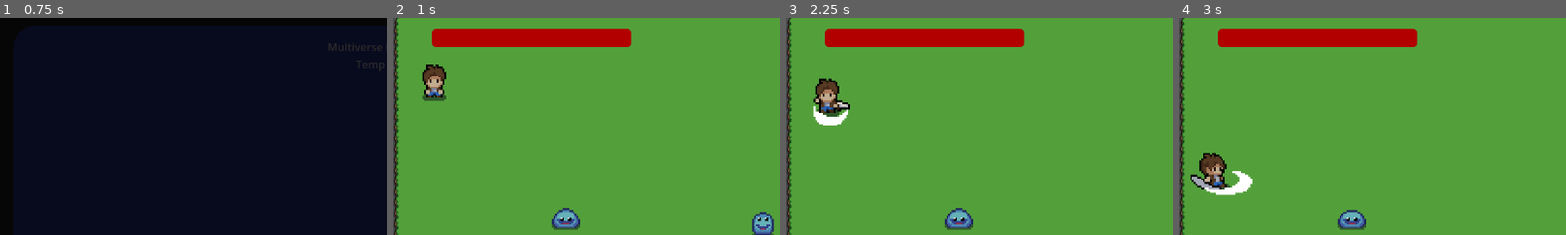
Above: before the commit, frames 1-4 (left to right).
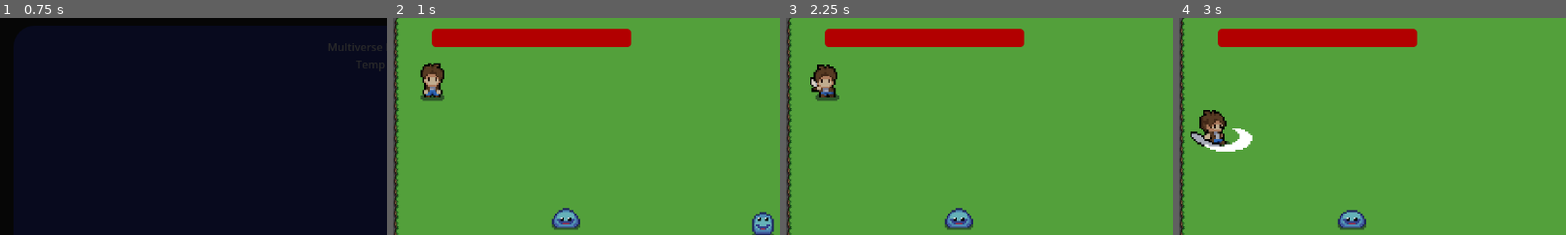
Above: after the commit, the same moments.

Repository: CCV-JamesNye/multiverse-rpg-project
Game: Godot game, scene res://Scenes/UI/MainMenu.tscn
Two runs of this game, one before a commit and one after it. Both use one fixed random seed, a clock stepped at 60 frames per second and the inputs below.
Inputs:
- Up to frame 1 (0.75 s): click "Play" at 0.5 s
- Up to frame 2 (1 s): no input
- Up to frame 3 (2.25 s): tap Enter at 1.25 s; hold Right (move_right) 1.28-2.03 s; hold Space (attack) 1.28-2.03 s; hold Down (move_down) from 2.03 s (still down); tap Space (attack) at 2.1 s
- Up to frame 4 (3 s): release Down (move_down) at 2.78 s; hold Right (move_right) from 2.78 s (still down); hold Space (attack) from 2.78 s (still down)
The pictures show only the part of the screen within x 0-50%, y 1-51%; the shares and areas given below are measured in that part.

Frame 1 is identical in both runs. In frame 2, 0.6% of the frame differs, in the area x 7-14%, y 20-39%; in frame 3, 1.9%; in frame 4, 3.3%, in the area x 3-20%, y 42-82%.

Commit message:
Finished Player Attack and Chaser Death
Gave the Player the ability to attack, and the Idle Chaser Template the ability to die.

Diff:
--- a/Scenes/Player/Scripts/player.gd
+++ b/Scenes/Player/Scripts/player.gd
@@ -1,23 +1,22 @@
 class_name Player extends CharacterBody2D
+
+@onready var animated_sprite_2d: AnimatedSprite2D = $AnimatedSprite2D
+@onready var animation_player: AnimationPlayer = $AnimationPlayer
+@onready var hurtbox: Area2D = $HurtBox
 
 # Determines how fast the Player will move
 var speed : float = 350
 var facing = "down"
 var health : int = 10
 var max_health : int = 10
-var death_anim : bool = false
 signal health_update (int)
 var is_attacking : bool = false
-
-@onready var animated_sprite_2d: AnimatedSprite2D = $AnimatedSprite2D
-@onready var hurtbox: Area2D = $HurtBox
-@onready var attack_timer: Timer = $AttackTimer
+var is_dying : bool = false
 
 # Called when the node enters the scene tree for the first time.
 func _ready() -> void:
 	hurtbox.send_damage.connect(take_damage)
 	animated_sprite_2d.play("idle_down")
-	attack_timer.timeout.connect(finish_attack)
 
 # Called every frame. 'delta' is the elapsed time since the previous frame.
 func _process(delta: float) -> void:
@@ -25,31 +24,31 @@
 	var direction : Vector2 = Vector2.ZERO
 
 	# Reads input
-	if Input.is_action_pressed("move_right") && is_attacking == false:
+	if Input.is_action_pressed("move_right") && is_attacking == false && is_dying == false:
 		facing = "right"
 		play_anim(1)
 		direction.x += 1
 		direction.y = 0
-	if Input.is_action_pressed("move_left") && is_attacking == false:
+	if Input.is_action_pressed("move_left") && is_attacking == false && is_dying == false:
 		facing = "left"
 		play_anim(1)
 		direction.x -= 1
 		direction.y = 0
-	if Input.is_action_pressed("move_down")&& is_attacking == false :
+	if Input.is_action_pressed("move_down")&& is_attacking == false && is_dying == false:
 		facing = "down"
 		play_anim(1)
 		direction.y += 1
 		direction.x = 0
-	if Input.is_action_pressed("move_up") && is_attacking == false:
+	if Input.is_action_pressed("move_up") && is_attacking == false && is_dying == false:
 		facing = "up"
 		play_anim(1)
 		direction.y -= 1
 		direction.x = 0
-	if Input.is_action_pressed("attack") && is_attacking == false:
+	if Input.is_action_pressed("attack") && is_attacking == false && is_dying == false:
 		attack()
 		direction.y = 0
 		direction.x = 0
-	if !Input.is_anything_pressed() && death_anim == false && is_attacking == false:
+	if !Input.is_anything_pressed() && is_attacking == false && is_dying == false:
 		play_anim(0)
 		direction.x = 0
 		direction.y = 0
@@ -61,33 +60,24 @@
 func play_anim(movement):
 	if facing == "right":
 		animated_sprite_2d.flip_h = false
-		if movement == 2:
-			animated_sprite_2d.play("sword_side")
-		elif movement == 1:
+		if movement == 1:
 			animated_sprite_2d.play("walk_side")
 		elif movement == 0:
 			animated_sprite_2d.play("idle_side")
 	if facing == "left":
 		animated_sprite_2d.flip_h = true
-		if movement == 2:
-			animated_sprite_2d.play("sword_side")
-		elif movement == 1:
+		if movement == 1:
 			animated_sprite_2d.play("walk_side")
 		elif movement == 0:
 			animated_sprite_2d.play("idle_side")
 	if facing == "up":
 		animated_sprite_2d.flip_h = false
-		if movement == 2:
-			animated_sprite_2d.play("sword_up")
-		elif movement == 1:
+		if movement == 1:
 			animated_sprite_2d.play("walk_up")
 		elif movement == 0:
 			animated_sprite_2d.play("idle_up")
 	if facing == "down":
-		animated_sprite_2d.flip_h = false
-		if movement == 2:
-			animated_sprite_2d.play("sword_down")
-		elif movement == 1:
+		if movement == 1:
 			animated_sprite_2d.play("walk_down")
 		elif movement == 0:
 			animated_sprite_2d.play("idle_down")
@@ -99,12 +89,33 @@
 		die()
 
 func die() -> void:
-	GameManager.plr_die()
+	is_dying = true
+	if facing == "left":
+		animated_sprite_2d.flip_h = true
+	else:
+		animated_sprite_2d.flip_h = false
+	animated_sprite_2d.play("death")
 
 func finish_attack() -> void:
 	is_attacking = false
 
 func attack():
-	play_anim(2)
 	is_attacking = true
-	attack_timer.start()
+	if facing == "right":
+		animation_player.play("sword_right")
+	if facing == "left":
+		animation_player.play("sword_left")
+	if facing == "up":
+		animation_player.play("sword_up")
+	if facing == "down":
+		animation_player.play("sword_down")
+
+func _on_animated_sprite_2d_animation_finished() -> void:
+	if is_attacking == true:
+		is_attacking = false
+	if is_dying == true:
+		GameManager.plr_die()
+
+func _on_animation_player_animation_finished(anim_name: StringName) -> void:
+	if is_attacking == true:
+		is_attacking = false
--- a/Scenes/Player/player.tscn
+++ b/Scenes/Player/player.tscn
@@ -3,6 +3,7 @@
 [ext_resource type="Script" uid="uid://bn4b1u73kwf3o" path="res://Scenes/Player/Scripts/player.gd" id="1_a3d8c"]
 [ext_resource type="Texture2D" uid="uid://du2nwcojmkt61" path="res://Sprites/Player/player.png" id="2_a3d8c"]
 [ext_resource type="Script" uid="uid://bpamg3oitx4dk" path="res://Scenes/General Use Scenes/General Use Scripts/hurtbox.gd" id="3_xpcdj"]
+[ext_resource type="Script" uid="uid://ese4gqc8bwyd" path="res://Scenes/General Use Scenes/General Use Scripts/hitbox.gd" id="4_mtuoh"]
 
 [sub_resource type="AtlasTexture" id="AtlasTexture_0liok"]
 atlas = ExtResource("2_a3d8c")
@@ -392,6 +393,502 @@
 "name": &"walk_up",
 "speed": 8.0
 }]
+
+[sub_resource type="Animation" id="Animation_mtuoh"]
+length = 0.001
+tracks/0/type = "value"
+tracks/0/imported = false
+tracks/0/enabled = true
+tracks/0/path = NodePath("Sword_Side:monitorable")
+tracks/0/interp = 1
+tracks/0/loop_wrap = true
+tracks/0/keys = {
+"times": PackedFloat32Array(0),
+"transitions": PackedFloat32Array(1),
+"update": 1,
+"values": [false]
+}
+tracks/1/type = "value"
+tracks/1/imported = false
+tracks/1/enabled = true
+tracks/1/path = NodePath("Sword_Up:monitorable")
+tracks/1/interp = 1
+tracks/1/loop_wrap = true
+tracks/1/keys = {
+"times": PackedFloat32Array(0),
+"transitions": PackedFloat32Array(1),
+"update": 1,
+"values": [false]
+}
+tracks/2/type = "value"
+tracks/2/imported = false
+tracks/2/enabled = true
+tracks/2/path = NodePath("Sword_Down:monitorable")
+tracks/2/interp = 1
+tracks/2/loop_wrap = true
+tracks/2/keys = {
+"times": PackedFloat32Array(0),
+"transitions": PackedFloat32Array(1),
+"update": 1,
+"values": [false]
+}
+tracks/3/type = "value"
+tracks/3/imported = false
+tracks/3/enabled = true
+tracks/3/path = NodePath("AnimatedSprite2D:frame")
+tracks/3/interp = 1
+tracks/3/loop_wrap = true
+tracks/3/keys = {
+"times": PackedFloat32Array(0),
+"transitions": PackedFloat32Array(1),
+"update": 1,
+"values": [3]
+}
+tracks/4/type = "value"
+tracks/4/imported = false
+tracks/4/enabled = true
+tracks/4/path = NodePath("Sword_Side:visible")
+tracks/4/interp = 1
+tracks/4/loop_wrap = true
+tracks/4/keys = {
+"times": PackedFloat32Array(0),
+"transitions": PackedFloat32Array(1),
+"update": 1,
+"values": [false]
+}
+tracks/5/type = "value"
+tracks/5/imported = false
+tracks/5/enabled = true
+tracks/5/path = NodePath("Sword_Up:visible")
+tracks/5/interp = 1
+tracks/5/loop_wrap = true
+tracks/5/keys = {
+"times": PackedFloat32Array(0),
+"transitions": PackedFloat32Array(1),
+"update": 1,
+"values": [false]
+}
+tracks/6/type = "value"
+tracks/6/imported = false
+tracks/6/enabled = true
+tracks/6/path = NodePath("Sword_Down:visible")
+tracks/6/interp = 1
+tracks/6/loop_wrap = true
+tracks/6/keys = {
+"times": PackedFloat32Array(0),
+"transitions": PackedFloat32Array(1),
+"update": 1,
+"values": [false]
+}
+tracks/7/type = "value"
+tracks/7/imported = false
+tracks/7/enabled = true
+tracks/7/path = NodePath("AnimatedSprite2D:animation")
+tracks/7/interp = 1
+tracks/7/loop_wrap = true
+tracks/7/keys = {
+"times": PackedFloat32Array(0),
+"transitions": PackedFloat32Array(1),
+"update": 1,
+"values": [&"sword_side"]
+}
+tracks/8/type = "value"
+tracks/8/imported = false
+tracks/8/enabled = true
+tracks/8/path = NodePath("AnimatedSprite2D:flip_h")
+tracks/8/interp = 1
+tracks/8/loop_wrap = true
+tracks/8/keys = {
+"times": PackedFloat32Array(0),
+"transitions": PackedFloat32Array(1),
+"update": 1,
+"values": [true]
+}
+tracks/9/type = "value"
+tracks/9/imported = false
+tracks/9/enabled = true
+tracks/9/path = NodePath("Sword_Side/CollisionShape2D:position")
+tracks/9/interp = 1
+tracks/9/loop_wrap = true
+tracks/9/keys = {
+"times": PackedFloat32Array(0),
+"transitions": PackedFloat32Array(1),
+"update": 0,
+"values": [Vector2(-40.5, -10.5)]
+}
+tracks/10/type = "value"
+tracks/10/imported = false
+tracks/10/enabled = true
+tracks/10/path = NodePath("Sword_Side:monitoring")
+tracks/10/interp = 1
+tracks/10/loop_wrap = true
+tracks/10/keys = {
+"times": PackedFloat32Array(0),
+"transitions": PackedFloat32Array(1),
+"update": 1,
+"values": [false]
+}
+tracks/11/type = "value"
+tracks/11/imported = false
+tracks/11/enabled = true
+tracks/11/path = NodePath("Sword_Up:monitoring")
+tracks/11/interp = 1
+tracks/11/loop_wrap = true
+tracks/11/keys = {
+"times": PackedFloat32Array(0),
+"transitions": PackedFloat32Array(1),
+"update": 1,
+"values": [false]
+}
+tracks/12/type = "value"
+tracks/12/imported = false
+tracks/12/enabled = true
+tracks/12/path = NodePath("Sword_Down:monitoring")
+tracks/12/interp = 1
+tracks/12/loop_wrap = true
+tracks/12/keys = {
+"times": PackedFloat32Array(0),
+"transitions": PackedFloat32Array(1),
+"update": 1,
+"values": [false]
+}
+
+[sub_resource type="Animation" id="Animation_0u5uq"]
+resource_name = "sword_down"
+length = 0.40000334
+tracks/0/type = "value"
+tracks/0/imported = false
+tracks/0/enabled = true
+tracks/0/path = NodePath("Sword_Down:monitorable")
+tracks/0/interp = 1
+tracks/0/loop_wrap = true
+tracks/0/keys = {
+"times": PackedFloat32Array(0, 0.1, 0.23333333),
+"transitions": PackedFloat32Array(1, 1, 1),
+"update": 1,
+"values": [false, true, false]
+}
+tracks/1/type = "value"
+tracks/1/imported = false
+tracks/1/enabled = true
+tracks/1/path = NodePath("Sword_Down:visible")
+tracks/1/interp = 1
+tracks/1/loop_wrap = true
+tracks/1/keys = {
+"times": PackedFloat32Array(0, 0.1, 0.23333333),
+"transitions": PackedFloat32Array(1, 1, 1),
+"update": 1,
+"values": [false, true, false]
+}
+tracks/2/type = "value"
+tracks/2/imported = false
+tracks/2/enabled = true
+tracks/2/path = NodePath("AnimatedSprite2D:frame")
+tracks/2/interp = 1
+tracks/2/loop_wrap = true
+tracks/2/keys = {
+"times": PackedFloat32Array(0, 0.1, 0.23333333, 0.33333334),
+"transitions": PackedFloat32Array(1, 1, 1, 1),
+"update": 1,
+"values": [0, 1, 2, 3]
+}
+tracks/3/type = "value"
+tracks/3/imported = false
+tracks/3/enabled = true
+tracks/3/path = NodePath("AnimatedSprite2D:animation")
+tracks/3/interp = 1
+tracks/3/loop_wrap = true
+tracks/3/keys = {
+"times": PackedFloat32Array(0),
+"transitions": PackedFloat32Array(1),
+"update": 1,
+"values": [&"sword_down"]
+}
+tracks/4/type = "value"
+tracks/4/imported = false
+tracks/4/enabled = true
+tracks/4/path = NodePath("AnimatedSprite2D:flip_h")
+tracks/4/interp = 1
+tracks/4/loop_wrap = true
+tracks/4/keys = {
+"times": PackedFloat32Array(0),
+"transitions": PackedFloat32Array(1),
+"update": 1,
+"values": [false]
+}
+tracks/5/type = "value"
+tracks/5/imported = false
+tracks/5/enabled = true
+tracks/5/path = NodePath("Sword_Down:monitoring")
+tracks/5/interp = 1
+tracks/5/loop_wrap = true
+tracks/5/keys = {
+"times": PackedFloat32Array(0, 0.1, 0.23333333),
+"transitions": PackedFloat32Array(1, 1, 1),
+"update": 1,
+"values": [false, true, false]
+}
+
+[sub_resource type="Animation" id="Animation_jlvik"]
+resource_name = "sword_left"
+length = 0.40000334
+tracks/0/type = "value"
+tracks/0/imported = false
+tracks/0/enabled = true
+tracks/0/path = NodePath("Sword_Side:monitorable")
+tracks/0/interp = 1
+tracks/0/loop_wrap = true
+tracks/0/keys = {
+"times": PackedFloat32Array(0, 0.1, 0.23333333),
+"transitions": PackedFloat32Array(1, 1, 1),
+"update": 1,
+"values": [false, true, false]
+}
+tracks/1/type = "value"
+tracks/1/imported = false
+tracks/1/enabled = true
+tracks/1/path = NodePath("AnimatedSprite2D:frame")
+tracks/1/interp = 1
+tracks/1/loop_wrap = true
+tracks/1/keys = {
+"times": PackedFloat32Array(0, 0.1, 0.23333333, 0.33333334),
+"transitions": PackedFloat32Array(1, 1, 1, 1),
+"update": 1,
+"values": [0, 1, 2, 3]
+}
+tracks/2/type = "value"
+tracks/2/imported = false
+tracks/2/enabled = true
+tracks/2/path = NodePath("Sword_Side:visible")
+tracks/2/interp = 1
+tracks/2/loop_wrap = true
+tracks/2/keys = {
+"times": PackedFloat32Array(0, 0.1, 0.23333333),
+"transitions": PackedFloat32Array(1, 1, 1),
+"update": 1,
+"values": [false, true, false]
+}
+tracks/3/type = "value"
+tracks/3/imported = false
+tracks/3/enabled = true
+tracks/3/path = NodePath("AnimatedSprite2D:animation")
+tracks/3/interp = 1
+tracks/3/loop_wrap = true
+tracks/3/keys = {
+"times": PackedFloat32Array(0),
+"transitions": PackedFloat32Array(1),
+"update": 1,
+"values": [&"sword_side"]
+}
+tracks/4/type = "value"
+tracks/4/imported = false
+tracks/4/enabled = true
+tracks/4/path = NodePath("AnimatedSprite2D:flip_h")
+tracks/4/interp = 1
+tracks/4/loop_wrap = true
+tracks/4/keys = {
+"times": PackedFloat32Array(0),
+"transitions": PackedFloat32Array(1),
+"update": 1,
+"values": [true]
+}
+tracks/5/type = "value"
+tracks/5/imported = false
+tracks/5/enabled = true
+tracks/5/path = NodePath("Sword_Side/CollisionShape2D:position")
+tracks/5/interp = 1
+tracks/5/loop_wrap = true
+tracks/5/keys = {
+"times": PackedFloat32Array(0),
+"transitions": PackedFloat32Array(1),
+"update": 0,
+"values": [Vector2(-40.5, -10.5)]
+}
+tracks/6/type = "value"
+tracks/6/imported = false
+tracks/6/enabled = true
+tracks/6/path = NodePath("Sword_Side:monitoring")
+tracks/6/interp = 1
+tracks/6/loop_wrap = true
+tracks/6/keys = {
+"times": PackedFloat32Array(0, 0.1, 0.23333333),
+"transitions": PackedFloat32Array(1, 1, 1),
+"update": 1,
+"values": [false, true, false]
+}
+
+[sub_resource type="Animation" id="Animation_htcer"]
+resource_name = "sword_right"
+length = 0.40000334
+tracks/0/type = "value"
+tracks/0/imported = false
+tracks/0/enabled = true
+tracks/0/path = NodePath("Sword_Side:monitorable")
+tracks/0/interp = 1
+tracks/0/loop_wrap = true
+tracks/0/keys = {
+"times": PackedFloat32Array(0, 0.1, 0.23333333),
+"transitions": PackedFloat32Array(1, 1, 1),
+"update": 1,
+"values": [false, true, false]
+}
+tracks/1/type = "value"
+tracks/1/imported = false
+tracks/1/enabled = true
+tracks/1/path = NodePath("AnimatedSprite2D:frame")
+tracks/1/interp = 1
+tracks/1/loop_wrap = true
+tracks/1/keys = {
+"times": PackedFloat32Array(0, 0.1, 0.23333333, 0.33333334),
+"transitions": PackedFloat32Array(1, 1, 1, 1),
+"update": 1,
+"values": [0, 1, 2, 3]
+}
+tracks/2/type = "value"
+tracks/2/imported = false
+tracks/2/enabled = true
+tracks/2/path = NodePath("Sword_Side:visible")
+tracks/2/interp = 1
+tracks/2/loop_wrap = true
+tracks/2/keys = {
+"times": PackedFloat32Array(0, 0.1, 0.23333333),
+"transitions": PackedFloat32Array(1, 1, 1),
+"update": 1,
+"values": [false, true, false]
+}
+tracks/3/type = "value"
+tracks/3/imported = false
+tracks/3/enabled = true
+tracks/3/path = NodePath("AnimatedSprite2D:animation")
+tracks/3/interp = 1
+tracks/3/loop_wrap = true
+tracks/3/keys = {
+"times": PackedFloat32Array(0),
+"transitions": PackedFloat32Array(1),
+"update": 1,
+"values": [&"sword_side"]
+}
+tracks/4/type = "value"
+tracks/4/imported = false
+tracks/4/enabled = true
+tracks/4/path = NodePath("AnimatedSprite2D:flip_h")
+tracks/4/interp = 1
+tracks/4/loop_wrap = true
+tracks/4/keys = {
+"times": PackedFloat32Array(0),
+"transitions": PackedFloat32Array(1),
+"update": 1,
+"values": [false]
+}
+tracks/5/type = "value"
+tracks/5/imported = false
+tracks/5/enabled = true
+tracks/5/path = NodePath("Sword_Side/CollisionShape2D:position")
+tracks/5/interp = 1
+tracks/5/loop_wrap = true
+tracks/5/keys = {
+"times": PackedFloat32Array(0),
+"transitions": PackedFloat32Array(1),
+"update": 0,
+"values": [Vector2(40.5, -10.5)]
+}
+tracks/6/type = "value"
+tracks/6/imported = false
+tracks/6/enabled = true
+tracks/6/path = NodePath("Sword_Side:monitoring")
+tracks/6/interp = 1
+tracks/6/loop_wrap = true
+tracks/6/keys = {
+"times": PackedFloat32Array(0, 0.1, 0.23333333),
+"transitions": PackedFloat32Array(1, 1, 1),
+"update": 1,
+"values": [false, true, false]
+}
+
+[sub_resource type="Animation" id="Animation_dd0ac"]
+resource_name = "sword_up"
+length = 0.40000334
+tracks/0/type = "value"
+tracks/0/imported = false
+tracks/0/enabled = true
+tracks/0/path = NodePath("Sword_Up:visible")
+tracks/0/interp = 1
+tracks/0/loop_wrap = true
+tracks/0/keys = {
+"times": PackedFloat32Array(0, 0.1, 0.23333333),
+"transitions": PackedFloat32Array(1, 1, 1),
+"update": 1,
+"values": [false, true, false]
+}
+tracks/1/type = "value"
+tracks/1/imported = false
+tracks/1/enabled = true
+tracks/1/path = NodePath("Sword_Up:monitorable")
+tracks/1/interp = 1
+tracks/1/loop_wrap = true
+tracks/1/keys = {
+"times": PackedFloat32Array(0, 0.1, 0.23333333),
+"transitions": PackedFloat32Array(1, 1, 1),
+"update": 1,
+"values": [false, true, false]
+}
+tracks/2/type = "value"
+tracks/2/imported = false
+tracks/2/enabled = true
+tracks/2/path = NodePath("AnimatedSprite2D:frame")
+tracks/2/interp = 1
+tracks/2/loop_wrap = true
+tracks/2/keys = {
+"times": PackedFloat32Array(0, 0.1, 0.23333333, 0.33333334),
+"transitions": PackedFloat32Array(1, 1, 1, 1),
+"update": 1,
+"values": [0, 1, 2, 3]
+}
+tracks/3/type = "value"
+tracks/3/imported = false
+tracks/3/enabled = true
+tracks/3/path = NodePath("AnimatedSprite2D:animation")
+tracks/3/interp = 1
+tracks/3/loop_wrap = true
+tracks/3/keys = {
+"times": PackedFloat32Array(0),
+"transitions": PackedFloat32Array(1),
+"update": 1,
+"values": [&"sword_up"]
+}
+tracks/4/type = "value"
+tracks/4/imported = false
+tracks/4/enabled = true
+tracks/4/path = NodePath("AnimatedSprite2D:flip_h")
+tracks/4/interp = 1
+tracks/4/loop_wrap = true
+tracks/4/keys = {
+"times": PackedFloat32Array(0),
+"transitions": PackedFloat32Array(1),
+"update": 1,
+"values": [false]
+}
+tracks/5/type = "value"
+tracks/5/imported = false
+tracks/5/enabled = true
+tracks/5/path = NodePath("Sword_Up:monitoring")
+tracks/5/interp = 1
+tracks/5/loop_wrap = true
+tracks/5/keys = {
+"times": PackedFloat32Array(0, 0.1, 0.23333333),
+"transitions": PackedFloat32Array(1, 1, 1),
+"update": 1,
+"values": [false, true, false]
+}
+
+[sub_resource type="AnimationLibrary" id="AnimationLibrary_dd0ac"]
+_data = {
+&"RESET": SubResource("Animation_mtuoh"),
+&"sword_down": SubResource("Animation_0u5uq"),
+&"sword_left": SubResource("Animation_jlvik"),
+&"sword_right": SubResource("Animation_htcer"),
+&"sword_up": SubResource("Animation_dd0ac")
+}
 
 [sub_resource type="RectangleShape2D" id="RectangleShape2D_f0jl8"]
 size = Vector2(31, 10)
@@ -422,6 +919,9 @@
 	value = health
 "
 
+[sub_resource type="RectangleShape2D" id="RectangleShape2D_htcer"]
+size = Vector2(37, 33)
+
 [node name="Player" type="CharacterBody2D" unique_id=642040466 groups=["player"]]
 collision_layer = 2
 collision_mask = 29
@@ -431,14 +931,19 @@
 position = Vector2(-1, -48)
 scale = Vector2(2.7083333, 2.7083333)
 sprite_frames = SubResource("SpriteFrames_gk6dx")
-animation = &"idle_down"
-frame_progress = 0.46965018
+animation = &"sword_side"
+flip_h = true
+
+[node name="AnimationPlayer" type="AnimationPlayer" parent="." unique_id=1765066182]
+libraries/ = SubResource("AnimationLibrary_dd0ac")
 
 [node name="Collision" type="CollisionShape2D" parent="." unique_id=139677064]
+visible = false
 position = Vector2(0.5, -5)
 shape = SubResource("RectangleShape2D_f0jl8")
 
 [node name="HurtBox" type="Area2D" parent="." unique_id=1932044046]
+collision_layer = 2
 collision_mask = 4
 monitorable = false
 script = ExtResource("3_xpcdj")
@@ -463,3 +968,47 @@
 
 [node name="AttackTimer" type="Timer" parent="." unique_id=987881198]
 wait_time = 0.35
+
+[node name="Sword_Side" type="Area2D" parent="." unique_id=578778594]
+visible = false
+disable_mode = 1
+collision_layer = 2
+collision_mask = 4
+monitoring = false
+monitorable = false
+script = ExtResource("4_mtuoh")
+
+[node name="CollisionShape2D" type="CollisionShape2D" parent="Sword_Side" unique_id=941115546]
+position = Vector2(-40.5, -10.5)
+shape = SubResource("RectangleShape2D_htcer")
+debug_color = Color(0.90102446, 0, 0.16025886, 0.41960785)
+
+[node name="Sword_Up" type="Area2D" parent="." unique_id=976467477]
+visible = false
+disable_mode = 1
+collision_layer = 2
+collision_mask = 4
+monitoring = false
+monitorable = false
+script = ExtResource("4_mtuoh")
+
+[node name="CollisionShape2D" type="CollisionShape2D" parent="Sword_Up" unique_id=2118630628]
+position = Vector2(-1, -43)
+shape = SubResource("RectangleShape2D_htcer")
+debug_color = Color(0.90102446, 0, 0.16025886, 0.41960785)
+
+[node name="Sword_Down" type="Area2D" parent="." unique_id=1290305853]
+visible = false
+collision_layer = 2
+collision_mask = 4
+monitoring = false
+monitorable = false
+script = ExtResource("4_mtuoh")
+
+[node name="CollisionShape2D" type="CollisionShape2D" parent="Sword_Down" unique_id=573862936]
+position = Vector2(1, 7)
+shape = SubResource("RectangleShape2D_htcer")
+debug_color = Color(0.90102446, 0, 0.16025886, 0.41960785)
+
+[connection signal="animation_finished" from="AnimatedSprite2D" to="." method="_on_animated_sprite_2d_animation_finished"]
+[connection signal="animation_finished" from="AnimationPlayer" to="." method="_on_animation_player_animation_finished"]
--- a/Scenes/Worlds/Homeworld/Enemies/Slime/enemy_slime_vertical.tscn
+++ b/Scenes/Worlds/Homeworld/Enemies/Slime/enemy_slime_vertical.tscn
@@ -425,6 +425,7 @@
 
 [node name="HitBox" type="Area2D" parent="." unique_id=254678996]
 collision_layer = 4
+collision_mask = 2
 monitoring = false
 script = ExtResource("3_myvou")
 
--- a/Scenes/Worlds/Template/Enemies/Idle Chaser Template/Scripts/idle_chaser_template.gd
+++ b/Scenes/Worlds/Template/Enemies/Idle Chaser Template/Scripts/idle_chaser_template.gd
@@ -1,12 +1,12 @@
 extends CharacterBody2D
 class_name IdleChaser
 
+@onready var idle_chaser: IdleChaser = $"."
 @onready var collision_shape_2d: CollisionShape2D = $CollisionShape2D
 @onready var animated_sprite_2d: AnimatedSprite2D = $AnimatedSprite2D
 @onready var player_detector: Area2D = $PlayerDetector
 @onready var chase_timer: Timer = $ChaseTimer
 @onready var idle_timer: Timer = $IdleTimer
-@onready var die_timer: Timer = $DieTimer
 @onready var hurtbox: HurtBox = $HurtBox
 
 @export var patrol_speed: float = 110.0
@@ -19,6 +19,8 @@
 var health : int = 2
 var can_chase : bool = true
 signal health_update (int)
+@export var idle_chaser_instance = idle_chaser
+var is_dying : bool = false
 
 func _ready() -> void:
 	player_target = get_tree().get_first_node_in_group("player")
@@ -99,11 +101,11 @@
 
 func handle_die() -> void:
 	can_chase = false
+	is_dying = true
 	chase_timer.stop()
 	idle_timer.stop()
 	velocity = Vector2.ZERO
 	animated_sprite_2d.play("die")
-	die_timer.start()
 
 func take_damage(damage: int) -> void:
 	health -= damage
@@ -127,3 +129,7 @@
 
 func return_to_start() -> void:
 	current_state = state.START
+
+func _on_animated_sprite_2d_animation_finished() -> void:
+	if is_dying == true:
+		idle_chaser.queue_free()
--- a/Scenes/Worlds/Template/Enemies/Idle Chaser Template/idle_chaser_template.tscn
+++ b/Scenes/Worlds/Template/Enemies/Idle Chaser Template/idle_chaser_template.tscn
@@ -479,6 +479,7 @@
 
 [node name="HitBox" type="Area2D" parent="." unique_id=1520268805]
 collision_layer = 4
+collision_mask = 2
 monitoring = false
 script = ExtResource("4_2jfmo")
 
@@ -495,5 +496,4 @@
 wait_time = 1.5
 one_shot = true
 
-[node name="DieTimer" type="Timer" parent="." unique_id=603322212]
-wait_time = 0.728
+[connection signal="animation_finished" from="AnimatedSprite2D" to="." method="_on_animated_sprite_2d_animation_finished"]
